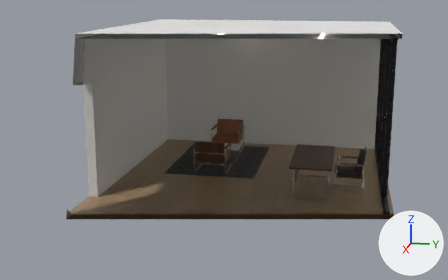
Renders of the Blender file blender/levels/office.blend from each side of a commit.
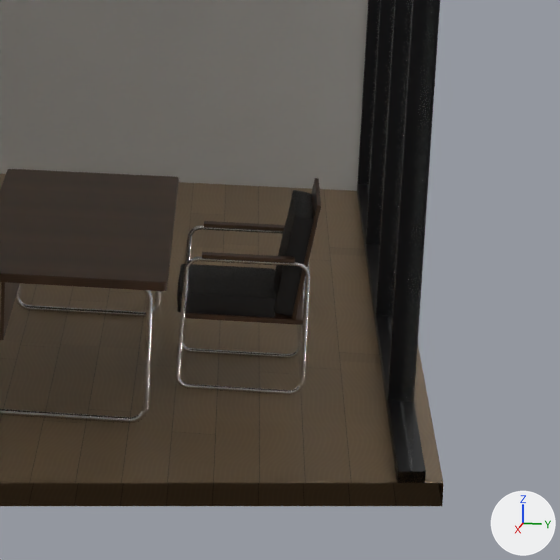
Each version is shown whole from a 50 mm camera at (13.83, 2.17, 4.39) aimed at (0.28, -0.54, 1.0), then close up on the part from 66% to 94% of the width and 38% to 83% of the height. Arrows for +X, +Y and +Z are at lower right; the lights stay in place. The older version's two pictures come first. Everything nearer to the camera than a plane just in front of the edit is cut away.

The first close-up shows 'DeskChair_BackCushion', 'DeskChair_Frame_R', 'DeskChair_SeatCushion', 'Desk_Frame_R', 'Desk_Top', 'Office_Floor', 'Office_Glass', 'Office_Mullion_1', 'Office_Mullion_2', 'Office_Mullion_3', 'Office_Wall_W', 'Office_Window_Sill' and 12 more.
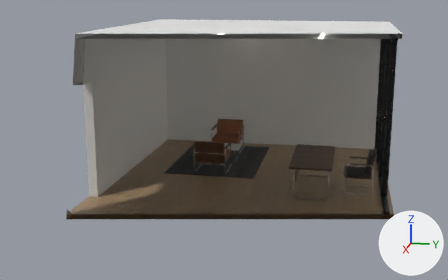
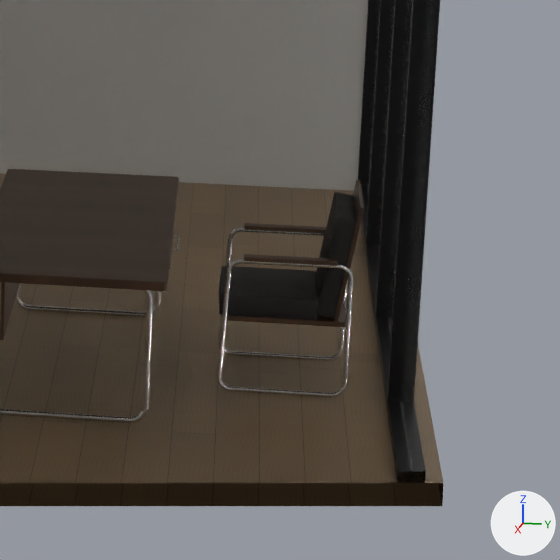
ob_deskchair is not drawn itself; it is the parent of ob_deskchair_frame_l, ob_deskchair_frame_r, ob_deskchair_railfront, ob_deskchair_railrear, ob_deskchair_railback, ob_deskchair_seatboard, ob_deskchair_back, ob_deskchair_seatcushion.

What differs and where, as boxes (x1, y1, x2, y2) in the close-ups (560 x 560 px):
'DeskChair_SeatCushion', moved: before (177, 265, 275, 317); after (219, 267, 318, 319)
'DeskChair_BackCushion', moved: before (274, 190, 313, 316); after (316, 192, 355, 319)
'DeskChair_Frame_R', moved: before (175, 257, 310, 395); after (217, 259, 353, 397)
'DeskChair_Frame_L', moved: before (178, 225, 306, 358); after (218, 228, 347, 361)
'DeskChair_BackPanel', moved: before (292, 178, 321, 319); after (334, 180, 364, 322)
'DeskChair_SeatBoard', moved: before (185, 289, 304, 325); after (226, 298, 346, 327)
'DeskChair_ArmCap_R', moved: before (202, 252, 295, 263); after (244, 254, 338, 266)
'DeskChair_ArmCap_L', moved: before (204, 221, 285, 231); after (244, 223, 326, 233)
'DeskChair_SeatCushion_Piping0', moved: before (178, 264, 276, 299); after (220, 266, 318, 302)
'DeskChair_BackCushion_Piping1', moved: before (274, 190, 296, 312); after (316, 192, 339, 314)
'DeskChair_BackCushion_Piping0', moved: before (291, 194, 314, 316); after (333, 196, 356, 319)
'DeskChair_SeatCushion_Piping1', moved: before (177, 309, 275, 318); after (219, 312, 317, 320)

The change in detail:
Object 'DeskChair' (ob_deskchair) moves from (0.3, 2.3, 0.0) to (0.3, 2.5, 0.0).
